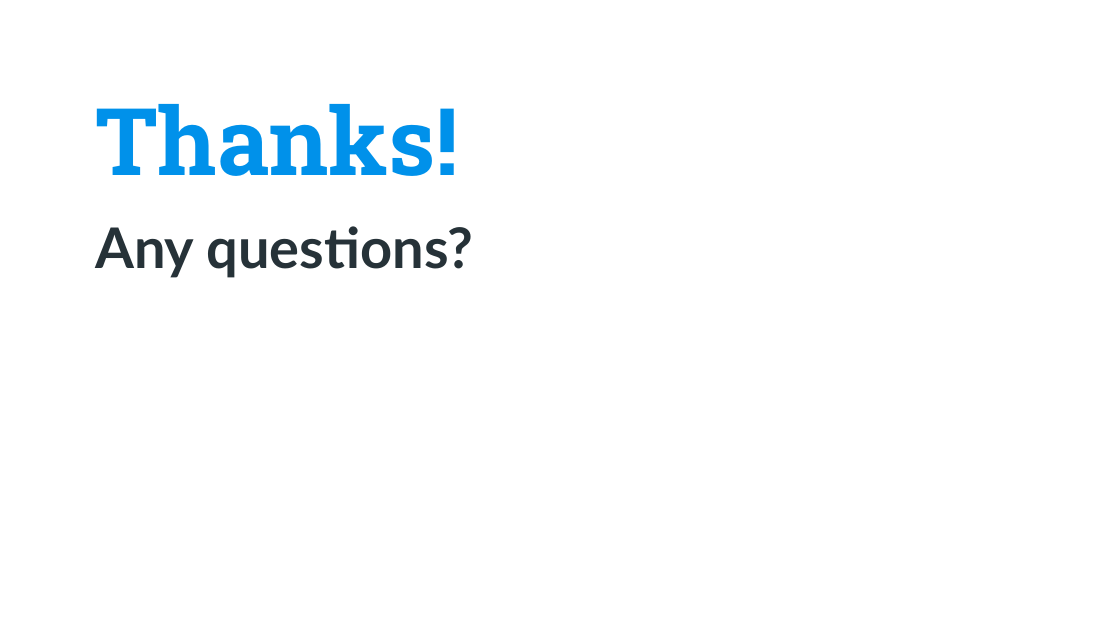
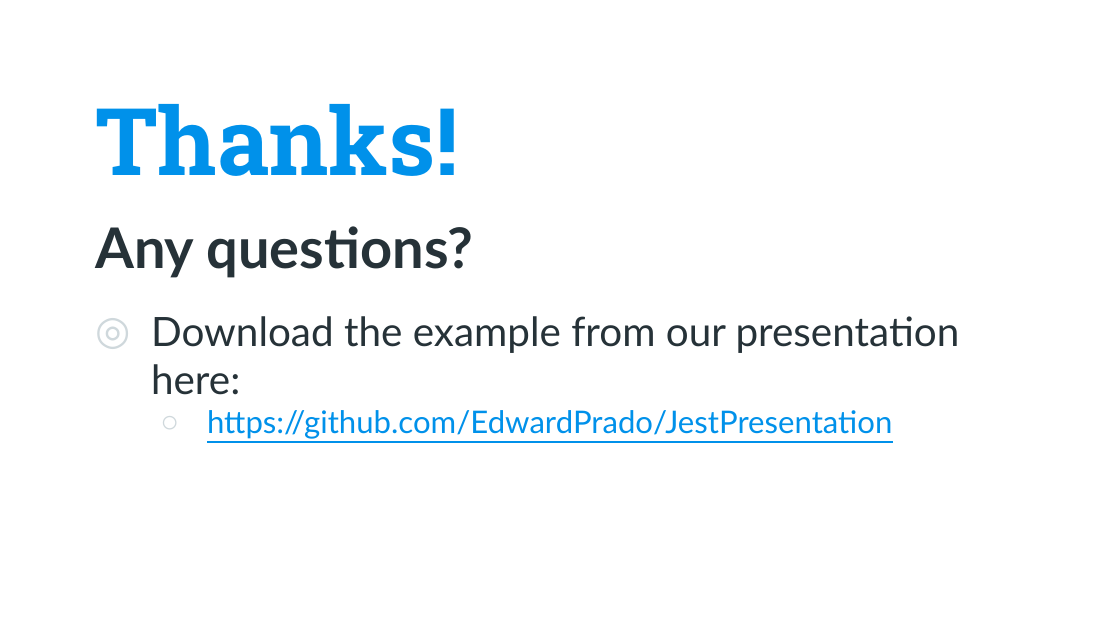
Before and after one commit to EdwardPrado/JestPresentation, a slide deck: slide 22 of Jest_Presentation.pptx. Drawn at 1120x630 pixels with LibreOffice and Linux fonts; fonts in the diff are those of the drawing; background and template pictures are left out. Boxes give left, top, right and bottom in pixels: in the first picture for what was removed or moved away, otherwise in the second. Text is boxed around its words. In the diff, an @@ line names an element or a change of style, - is before the commit and + after.

Commit message:
Updated contents of the Jest Presentation powerpoint.

```diff
--- a/Jest_Presentation.pptx
+++ b/Jest_Presentation.pptx
@@ text added at (151,316,960,439), 20 pt, text #0091EA, underline @@
+◎ Download the example from our presentation here:
+  ○ https://github.com/EdwardPrado/JestPresentation
```
Also in this commit, not shown: 2 other slides changed, 1 slide added.
